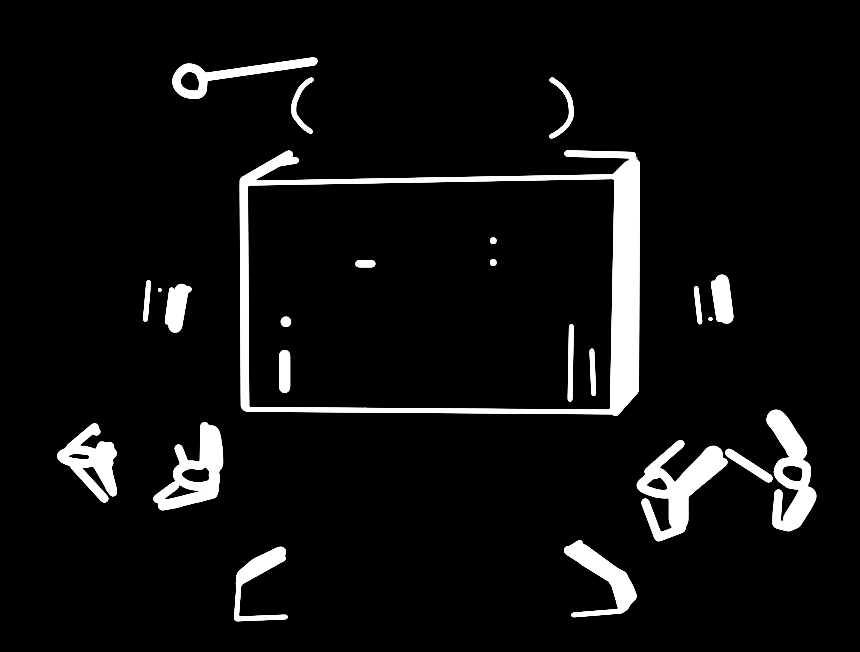
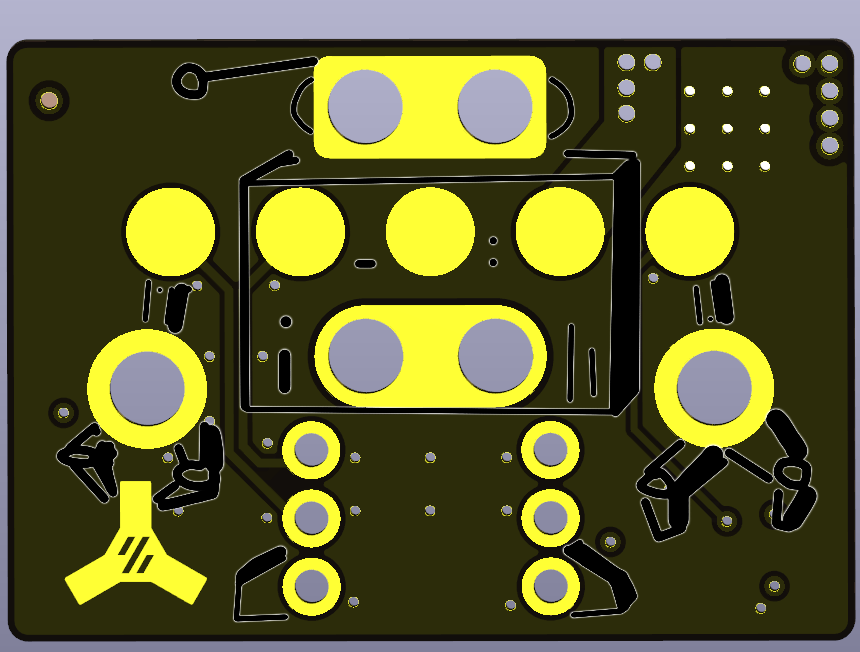
Before/after of a (860, 652) layered artwork. What changed in the layer stack:
painted on "Layer 2" over left=57, top=54, right=838, bottom=622
hid "Layer 3" over left=0, top=0, right=860, bottom=652
showed "Layer 1" over left=0, top=0, right=860, bottom=652